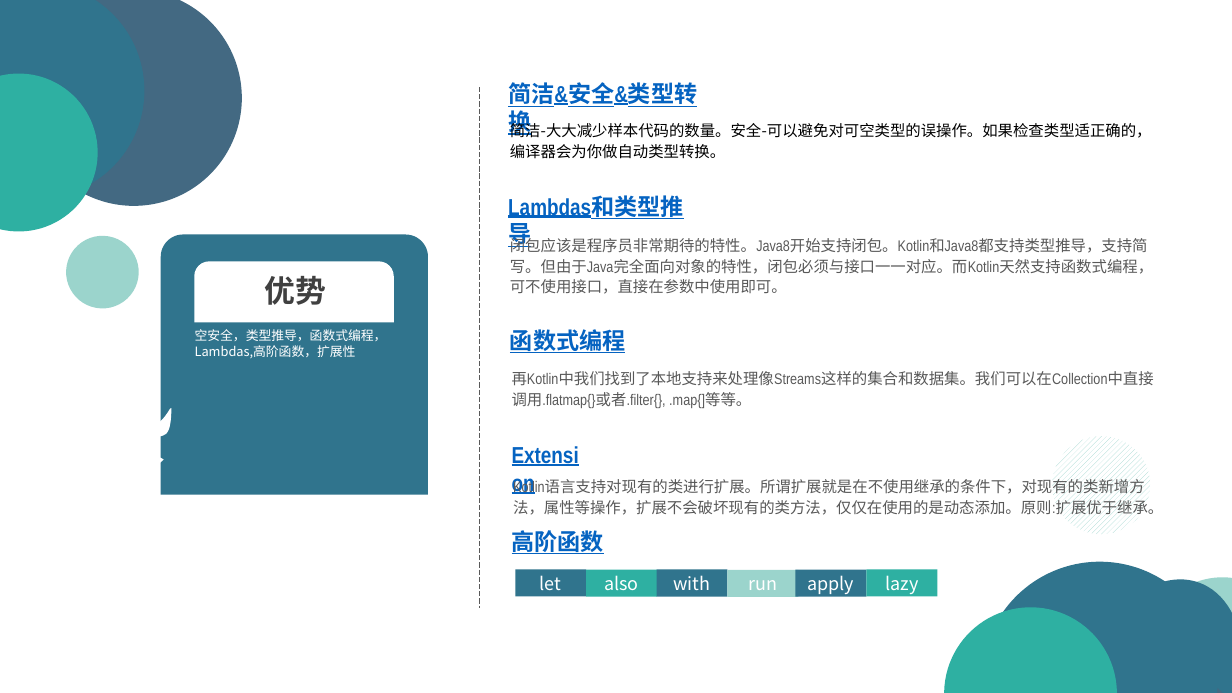
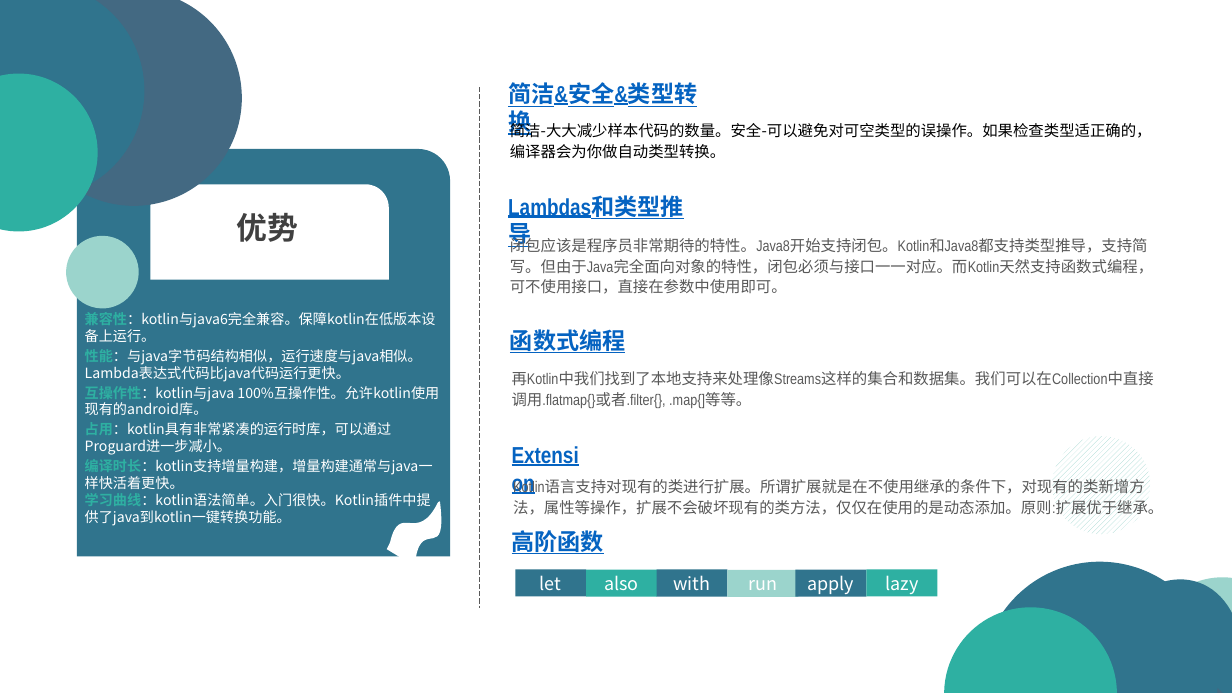
Before and after one commit to sk569437/KotlinExample, a slide deck: slide 6 of Kotlin-doc.pptx. Drawn at 1232x693 pixels with LibreOffice and Linux fonts; fonts in the diff are those of the drawing. Boxes give left, top, right and bottom in pixels: in the first picture for what was removed or moved away, otherwise in the second. Text is boxed around its words. In the diff, an @@ line names an element or a change of style, - is before the commit and + after.

```diff
--- a/Kotlin-doc.pptx
+++ b/Kotlin-doc.pptx
@@ round same rect: place and size @@
-round same rect at bbox=[161, 233, 428, 494]
+round same rect at bbox=[77, 149, 450, 556]
@@ round same rect: place and size @@
-round same rect at bbox=[179, 270, 379, 331]
+round same rect at bbox=[146, 189, 384, 284]
@@ text "优势": place and size @@
-text "优势" at bbox=[264, 276, 326, 305]
+text "优势" at bbox=[237, 213, 299, 242]
@@ text at bbox=[85, 312, 439, 526]: text changed; size 10 to 11 pt @@
-空安全，类型推导，函数式编程，Lambdas,高阶函数，扩展性
+兼容性：kotlin与java6完全兼容。保障kotlin在低版本设备上运行。
+性能：与java字节码结构相似，运行速度与java相似。Lambda表达式代码比java代码运行更快。
+互操作性：kotlin与java 100%互操作性。允许kotlin使用现有的android库。
+占用：kotlin具有非常紧凑的运行时库，可以通过Proguard进一步减小。
+编译时长：kotlin支持增量构建，增量构建通常与java一样快活着更快。
+学习曲线：kotlin语法简单。入门很快。Kotlin插件中提供了java到kotlin一键转换功能。
@@ freeform shape: place and size @@
-freeform shape at bbox=[116, 394, 195, 473]
+freeform shape at bbox=[368, 480, 475, 587]
```
Also in this commit, not shown: 16 other slides changed, 3 slides added, 2 other files.
